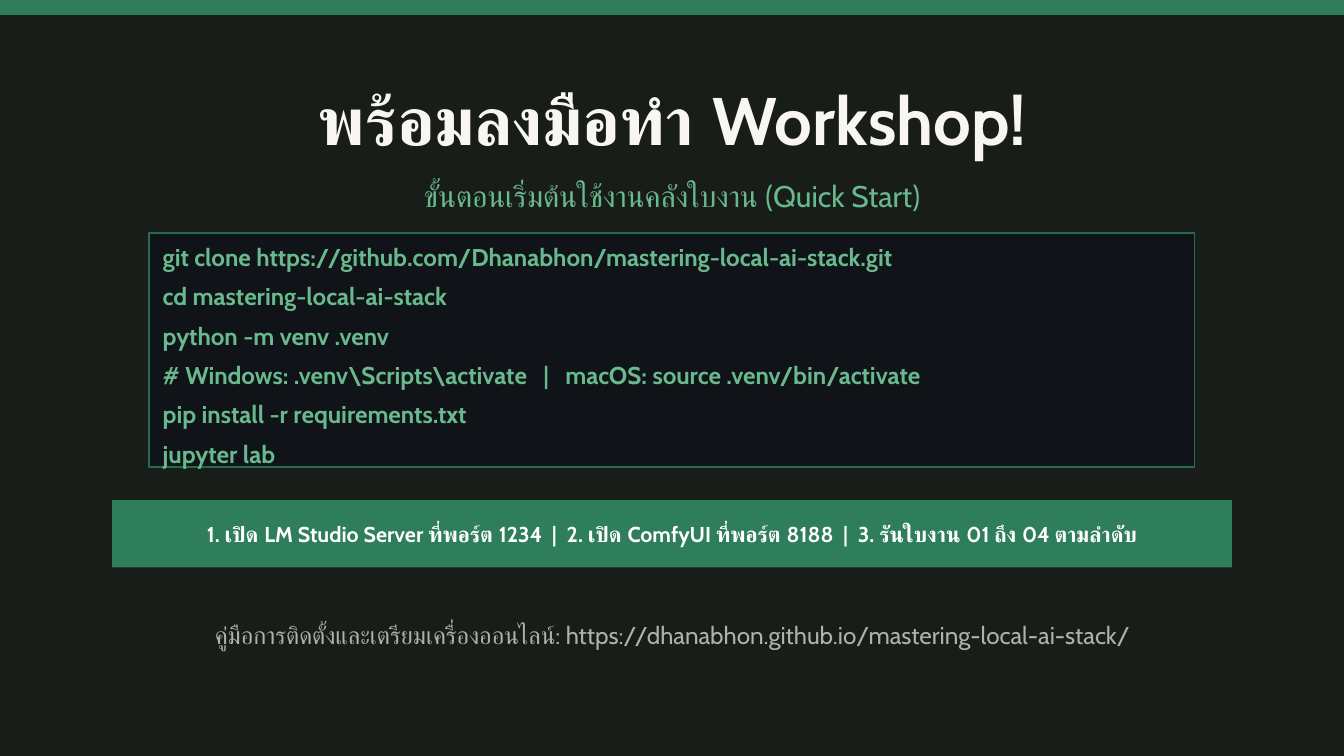
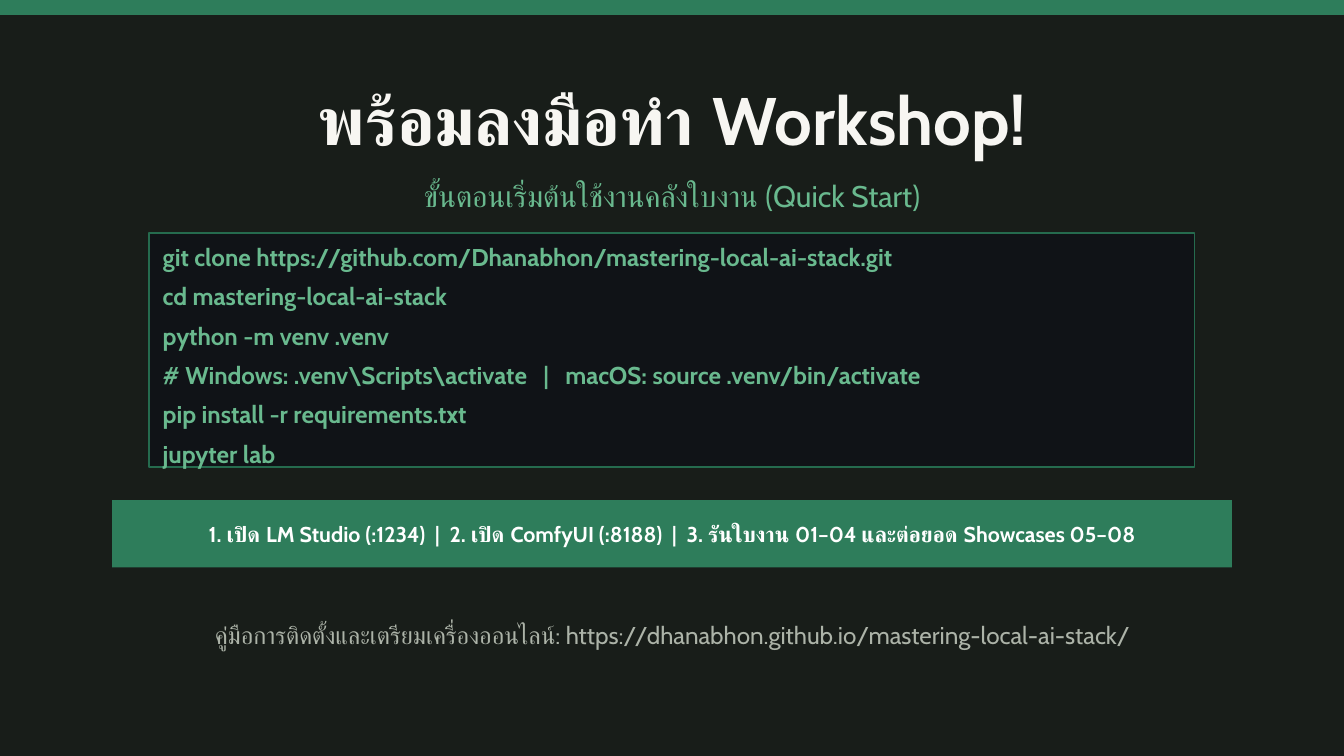
Before and after one commit to Dhanabhon/mastering-local-ai-stack, a slide deck: slide 20 of slides/Mastering_Local_AI_Stack_2026.pptx (slide 13 before the commit). Drawn at 1344x756 pixels with LibreOffice and Linux fonts; fonts in the diff are those of the drawing. Boxes give left, top, right and bottom in pixels: in the first picture for what was removed or moved away, otherwise in the second. Text is boxed around its words. In the diff, an @@ line names an element or a change of style, - is before the commit and + after.

Commit message:
docs(slides): add 4 mini-game slides, showcases 05-07 and Qwen Coder bonus track

```diff
--- a/slides/Mastering_Local_AI_Stack_2026.pptx
+++ b/slides/Mastering_Local_AI_Stack_2026.pptx
@@ text in rectangle at (x1=209, y1=525, x2=1135, y2=547): text changed @@
-1. เปิด LM Studio Server ที่พอร์ต 1234 | 2. เปิด ComfyUI ที่พอร์ต 8188 | 3. รันใบงาน 01 ถึง 04 ตามลำดับ
+1. เปิด LM Studio (:1234) | 2. เปิด ComfyUI (:8188) | 3. รันใบงาน 01–04 และต่อยอด Showcases 05–08
```
Also in this commit, not shown: 2 other slides changed, 7 slides added, 1 other file.
